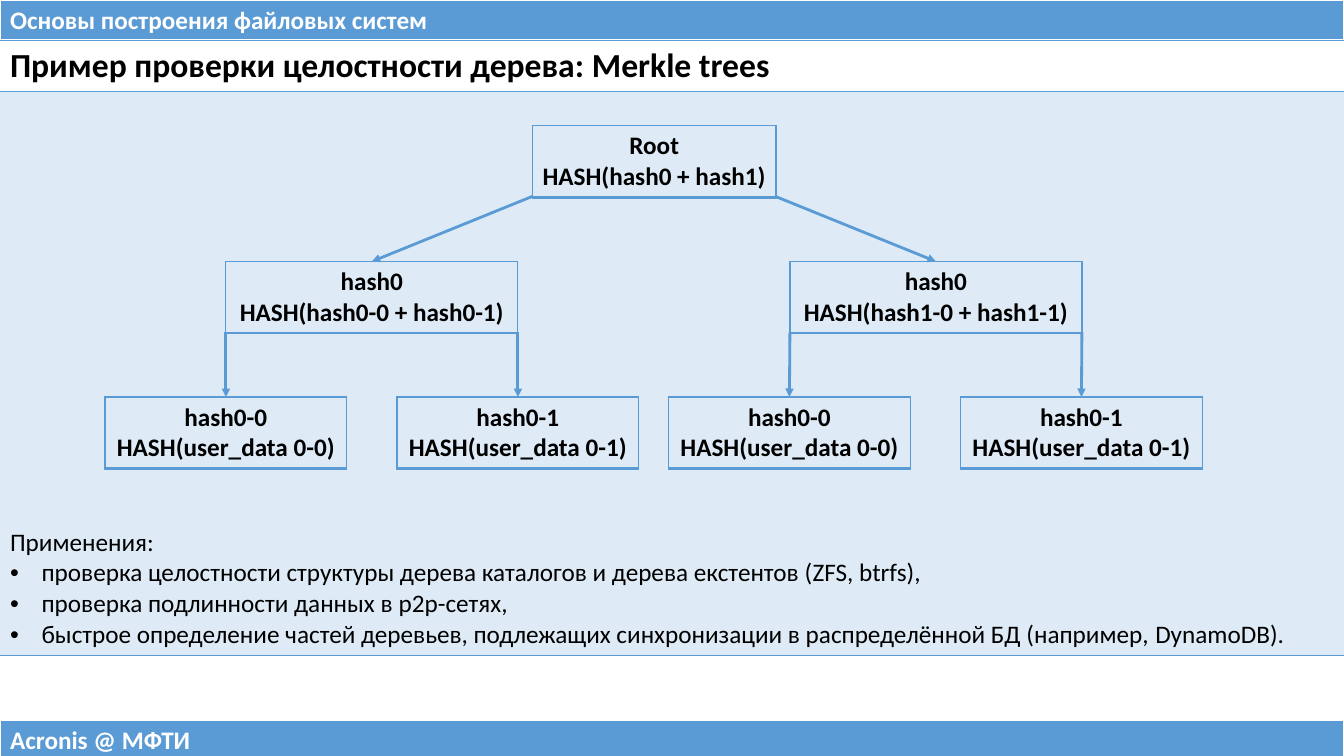
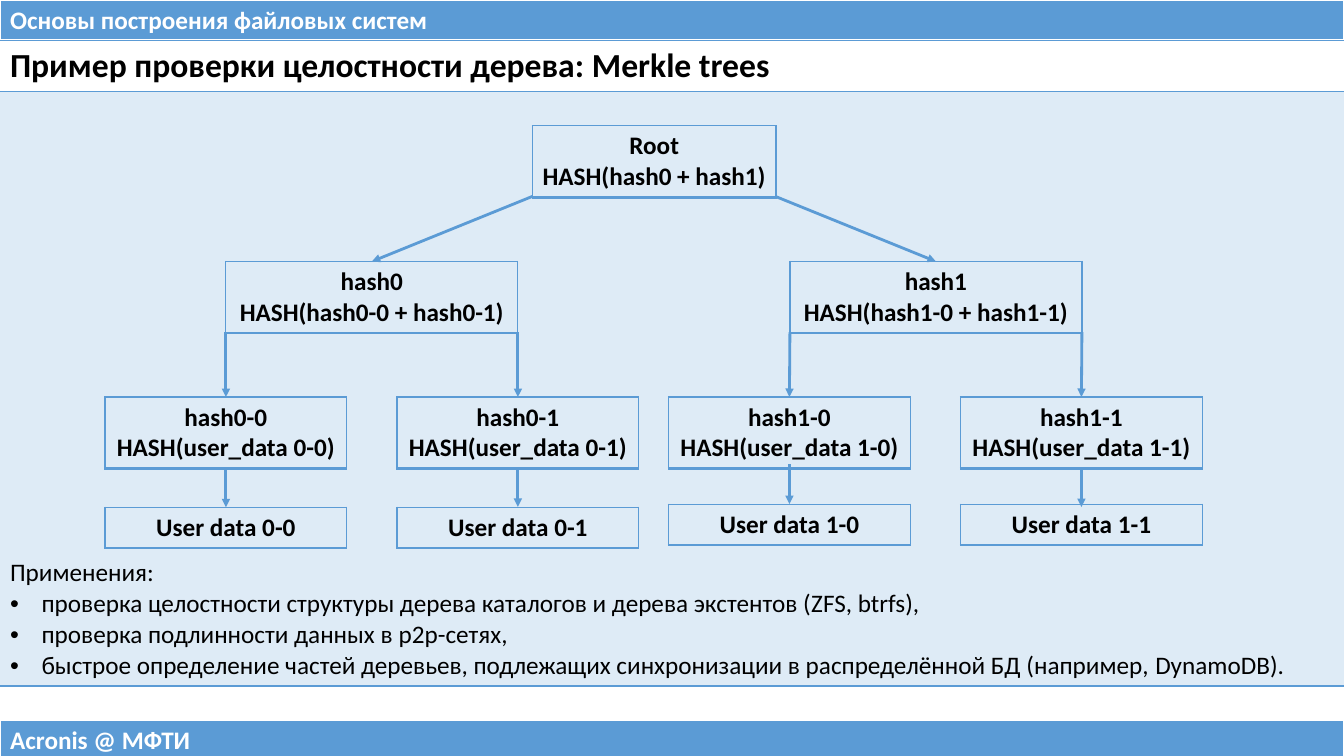
Before and after one commit to 75cc8545e7b021ed280ed0ef99fc7fc4/filesystems-101, a slide deck: slide 19 of talks/src/class07.pptx. Drawn at 1344x756 pixels with LibreOffice and Linux fonts; fonts in the diff are those of the drawing. Boxes give left, top, right and bottom in pixels: in the first picture for what was removed or moved away, otherwise in the second. Text is boxed around its words. In the diff, an @@ line names an element or a change of style, - is before the commit and + after.

```diff
--- a/talks/src/class07.pptx
+++ b/talks/src/class07.pptx
@@ table at box(0, 40, 1344, 682) @@
-row 2, column 1: Применения: / проверка целостности структуры дерева каталогов и дерева екстентов (ZFS, btrfs), / проверка подлинности данных в p2p-сетях, / быстрое определение частей деревьев, подлежащих синхронизации в распределённой БД (например, DynamoDB).
+row 2, column 1: Применения: / проверка целостности структуры дерева каталогов и дерева экстентов (ZFS, btrfs), / проверка подлинности данных в p2p-сетях, / быстрое определение частей деревьев, подлежащих синхронизации в распределённой БД (например, DynamoDB).
@@ table at box(790, 261, 1083, 332) @@
-row 1, column 1: hash0 / HASH(hash1-0 + hash1-1)
+row 1, column 1: hash1 / HASH(hash1-0 + hash1-1)
@@ table at box(668, 397, 910, 468) @@
-row 1, column 1: hash0-0 / HASH(user_data 0-0)
+row 1, column 1: hash1-0 / HASH(user_data 1-0)
@@ table at box(961, 397, 1203, 468) @@
-row 1, column 1: hash0-1 / HASH(user_data 0-1)
+row 1, column 1: hash1-1 / HASH(user_data 1-1)
@@ arrow added from (226, 468) to (226, 507), #5B9BD5 2 pt @@
@@ arrow added from (518, 468) to (518, 507), #5B9BD5 2 pt @@
@@ arrow added from (789, 465) to (789, 504), #5B9BD5 2 pt @@
@@ arrow added from (1082, 468) to (1082, 507), #5B9BD5 2 pt @@
@@ table added at box(105, 507, 347, 548), 1 rows, 1 columns @@
+User data 0-0
@@ table added at box(397, 507, 639, 548), 1 rows, 1 columns @@
+User data 0-1
@@ table added at box(668, 504, 910, 545), 1 rows, 1 columns @@
+User data 1-0
@@ table added at box(961, 504, 1203, 545), 1 rows, 1 columns @@
+User data 1-1
```
Also in this commit, not shown: 4 other slides changed, 1 other file.
